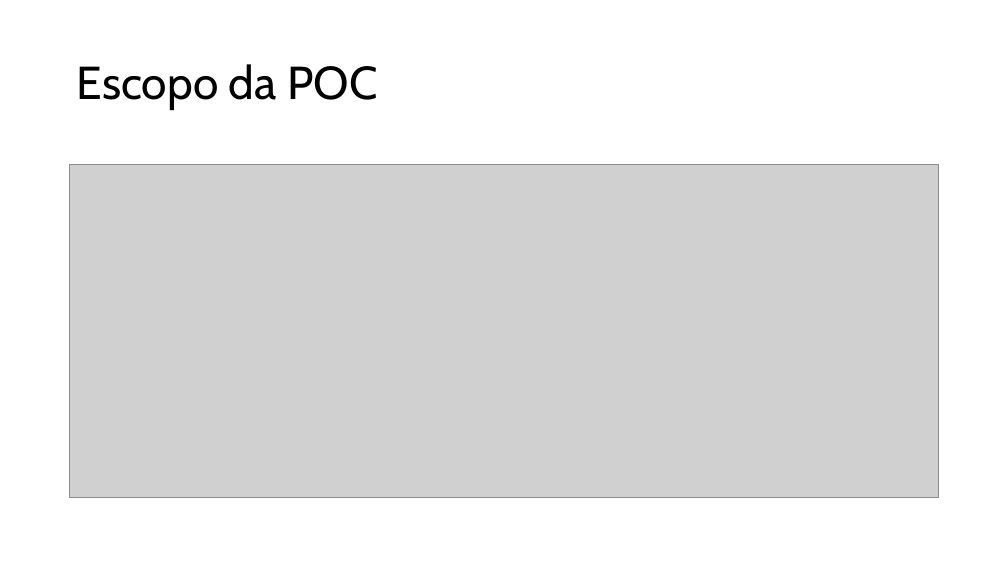
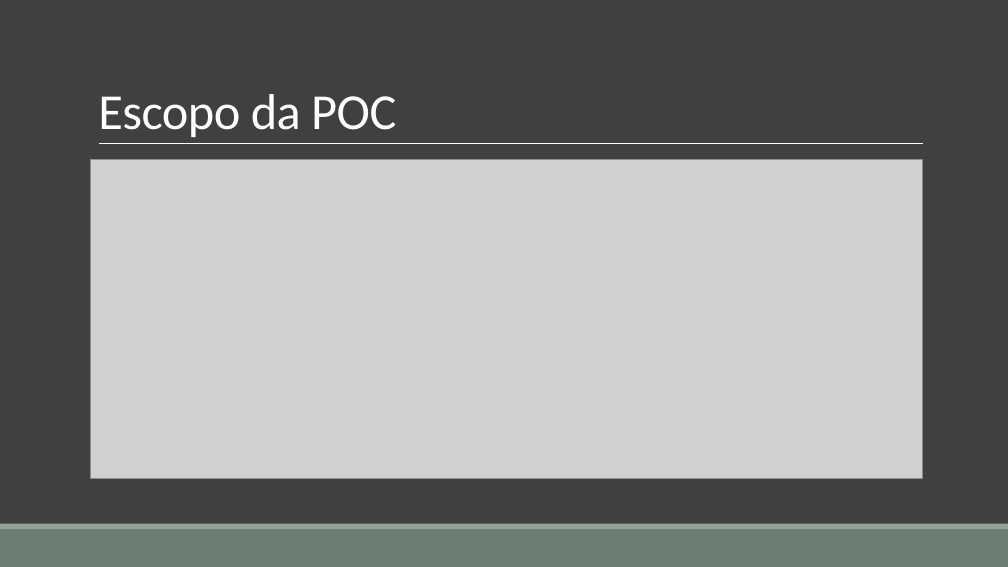
Before and after one commit to cglima/CASSIANA_BARRETO_DDF_TECH_032024, a slide deck: slide 5 of Case Tecnologia.pptx. Drawn at 1008x567 pixels with LibreOffice and Linux fonts; fonts in the diff are those of the drawing; grey boxes stand for pictures. Boxes give left, top, right and bottom in pixels: in the first picture for what was removed or moved away, otherwise in the second. Text is boxed around its words. In the diff, an @@ line names an element or a change of style, - is before the commit and + after.

```diff
--- a/Case Tecnologia.pptx
+++ b/Case Tecnologia.pptx
@@ background #FFFFFF to #404040 @@
@@ title "Escopo da POC": place and size @@
-title "Escopo da POC" at <box>77,64,377,110</box>
+title "Escopo da POC" at <box>98,94,396,137</box>
@@ title "Escopo da POC" at <box>98,94,396,137</box>: size 44 to 48 pt, font Cabin to Calibri, text colour #000000 to #FFFFFF, letter spacing 0 to -0.5 pt; line spacing 0.9 to 0.85; vertical alignment middle to bottom @@
@@ line added from (99, 144) to (923, 144), #FFFFFF 0.5 pt @@
@@ picture: place and size @@
-picture at <box>70,164,939,498</box>
+picture at <box>91,160,923,478</box>
@@ rectangle added at <box>0,529,1008,567</box>, fill #6B7D72 @@
@@ rectangle added at <box>0,524,1008,529</box>, fill #93A299 @@
```
Also in this commit, not shown: 6 other slides changed, 9 slides added, 8 slides removed, 1 other file.
